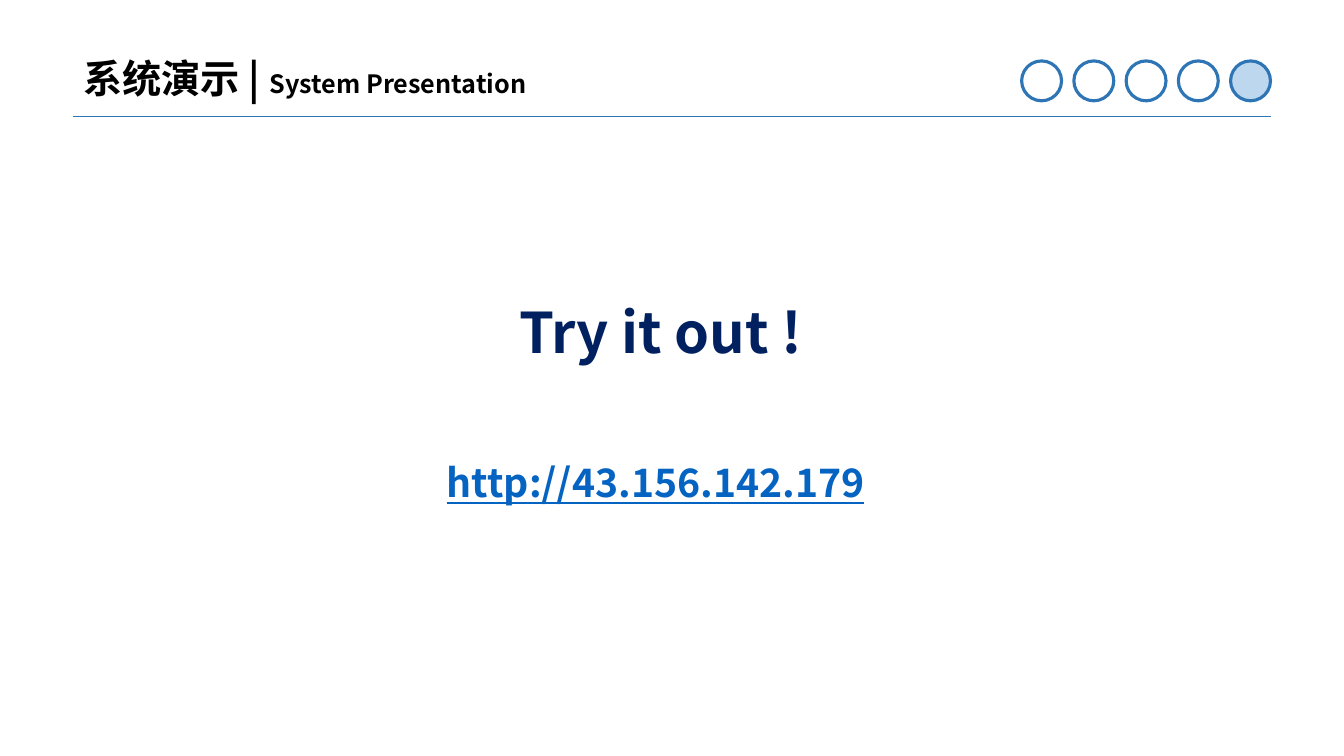
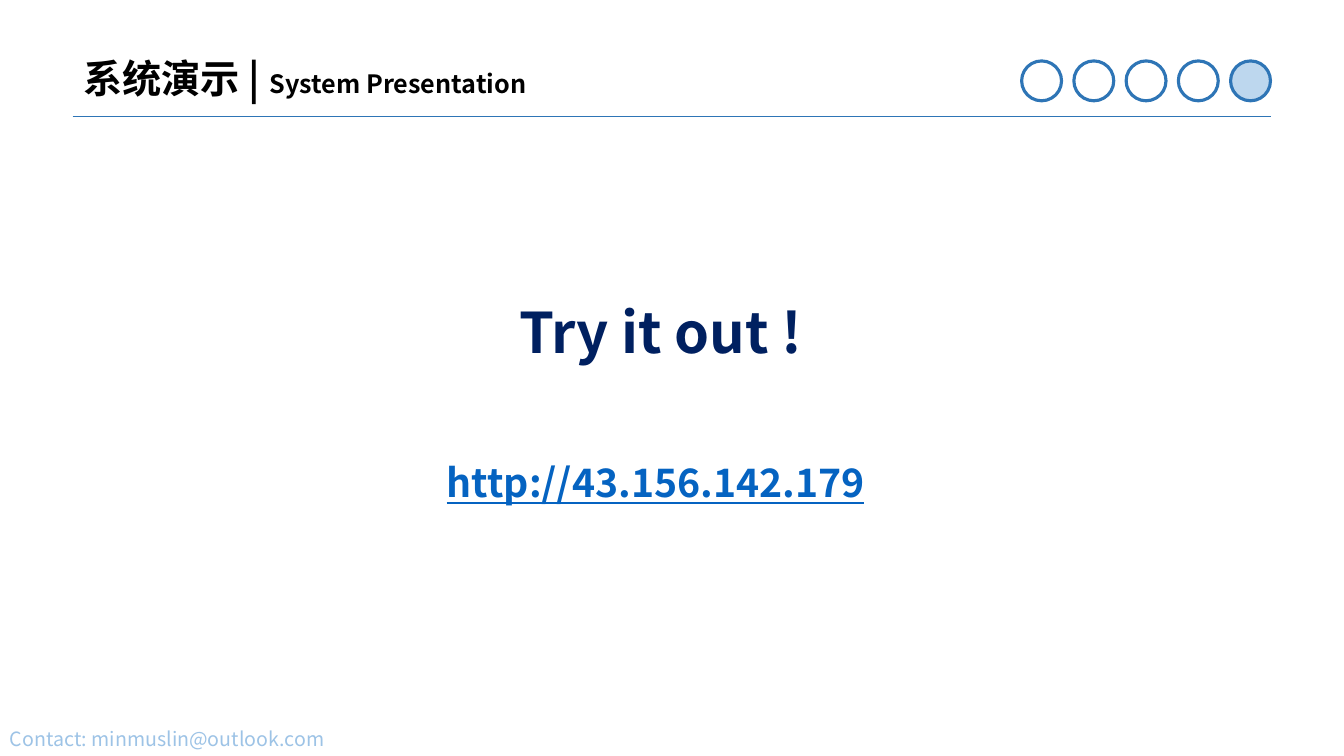
Before and after one commit to MinmusLin/Miel_Link, a slide deck: slide 12 of Presentation.pptx. Drawn at 1344x756 pixels with LibreOffice and Linux fonts; fonts in the diff are those of the drawing; background and template pictures are left out. Boxes give left, top, right and bottom in pixels: in the first picture for what was removed or moved away, otherwise in the second. Text is boxed around its words. In the diff, an @@ line names an element or a change of style, - is before the commit and + after.

Commit message:
Update ppt and doc

```diff
--- a/Presentation.pptx
+++ b/Presentation.pptx
@@ text added at (10,730,325,749), 14 pt, text #9DC3E6 @@
+Contact: minmuslin@outlook.com
```
Also in this commit, not shown: 1 other file.
